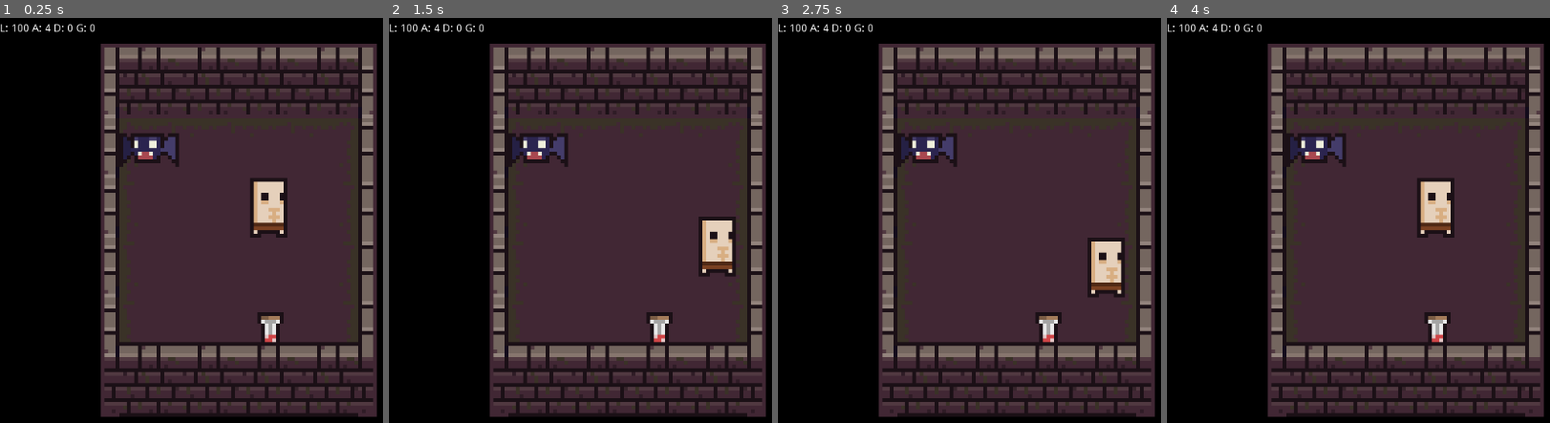
Above: before the commit, frames 1-4 (left to right).
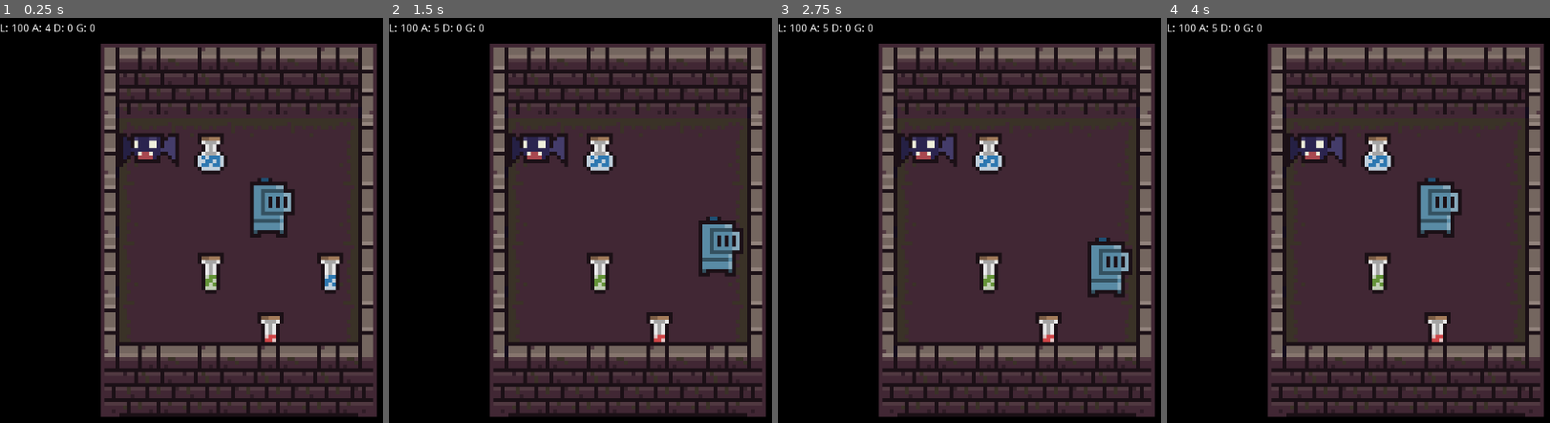
Above: after the commit, the same moments.

Repository: DeyvidJLira/dungeon-rpg
Game: Godot game, scene res://scenes/Development.tscn
Two runs of this game, one before a commit and one after it. Both use one fixed random seed, a clock stepped at 60 frames per second and the inputs below.
Inputs:
- Up to frame 1 (0.25 s): no input
- Up to frame 2 (1.5 s): tap Enter at 0.5 s; hold Right (ui_right) 0.53-1.28 s; tap Space at 1.25 s; hold Down (ui_down) from 1.28 s (still down)
- Up to frame 3 (2.75 s): tap Enter at 2 s; release Down (ui_down) at 2.03 s; hold Right (ui_right) from 2.03 s (still down)
- Up to frame 4 (4 s): tap Space at 2.75 s; release Right (ui_right) at 2.78 s; hold Up (ui_up) 2.78-3.53 s; tap Enter at 3.5 s; hold Left (ui_left) from 3.53 s (still down)

The runs differ from the first frame. In frame 1, 2.8% of the frame differs, in the area x 50-90%, y 28-68%; in frame 2, 2.4%; in frame 3, 2.4%; in frame 4, 2.4%.

Commit message:
Create Potions of Upgrade

Diff:
--- a/characters/Player.tscn
+++ b/characters/Player.tscn
@@ -16,7 +16,7 @@
 [node name="Sprite" type="Sprite" parent="."]
 texture = ExtResource( 2 )
 region_enabled = true
-region_rect = Rect2( 160, 224, 16, 16 )
+region_rect = Rect2( 224, 240, 16, 16 )
 
 [node name="Collision" type="CollisionShape2D" parent="."]
 shape = SubResource( 1 )
--- /dev/null
+++ b/items/PotionAttackG.tscn
@@ -0,0 +1,27 @@
+[gd_scene load_steps=4 format=2]
+
+[ext_resource path="res://scripts/Item.gd" type="Script" id=1]
+[ext_resource path="res://sprites/DungeonElementsTileset.png" type="Texture" id=2]
+
+[sub_resource type="CircleShape2D" id=1]
+radius = 4.0
+
+[node name="PotionLifeP" type="Area2D"]
+position = Vector2( 64, 112 )
+script = ExtResource( 1 )
+__meta__ = {
+"_edit_group_": true
+}
+effect_type = 1
+increase_points = 3
+
+[node name="Sprite" type="Sprite" parent="."]
+texture = ExtResource( 2 )
+centered = false
+region_enabled = true
+region_rect = Rect2( 192, 208, 16, 16 )
+
+[node name="CollisionShape2D" type="CollisionShape2D" parent="."]
+position = Vector2( 8, 8 )
+shape = SubResource( 1 )
+[connection signal="area_entered" from="." to="." method="_on_PotionLifeP_area_entered"]
--- /dev/null
+++ b/items/PotionAttackP.tscn
@@ -0,0 +1,27 @@
+[gd_scene load_steps=4 format=2]
+
+[ext_resource path="res://scripts/Item.gd" type="Script" id=1]
+[ext_resource path="res://sprites/DungeonElementsTileset.png" type="Texture" id=2]
+
+[sub_resource type="CircleShape2D" id=1]
+radius = 4.0
+
+[node name="PotionLifeP" type="Area2D"]
+position = Vector2( 64, 112 )
+script = ExtResource( 1 )
+__meta__ = {
+"_edit_group_": true
+}
+effect_type = 1
+increase_points = 1
+
+[node name="Sprite" type="Sprite" parent="."]
+texture = ExtResource( 2 )
+centered = false
+region_enabled = true
+region_rect = Rect2( 144, 208, 16, 16 )
+
+[node name="CollisionShape2D" type="CollisionShape2D" parent="."]
+position = Vector2( 8, 8 )
+shape = SubResource( 1 )
+[connection signal="area_entered" from="." to="." method="_on_PotionLifeP_area_entered"]
--- /dev/null
+++ b/items/PotionDefenseG.tscn
@@ -0,0 +1,27 @@
+[gd_scene load_steps=4 format=2]
+
+[ext_resource path="res://scripts/Item.gd" type="Script" id=1]
+[ext_resource path="res://sprites/DungeonElementsTileset.png" type="Texture" id=2]
+
+[sub_resource type="CircleShape2D" id=1]
+radius = 4.0
+
+[node name="PotionLifeP" type="Area2D"]
+position = Vector2( 64, 112 )
+script = ExtResource( 1 )
+__meta__ = {
+"_edit_group_": true
+}
+effect_type = 2
+increase_points = 3
+
+[node name="Sprite" type="Sprite" parent="."]
+texture = ExtResource( 2 )
+centered = false
+region_enabled = true
+region_rect = Rect2( 192, 192, 16, 16 )
+
+[node name="CollisionShape2D" type="CollisionShape2D" parent="."]
+position = Vector2( 8, 8 )
+shape = SubResource( 1 )
+[connection signal="area_entered" from="." to="." method="_on_PotionLifeP_area_entered"]
--- /dev/null
+++ b/items/PotionDefenseP.tscn
@@ -0,0 +1,27 @@
+[gd_scene load_steps=4 format=2]
+
+[ext_resource path="res://scripts/Item.gd" type="Script" id=1]
+[ext_resource path="res://sprites/DungeonElementsTileset.png" type="Texture" id=2]
+
+[sub_resource type="CircleShape2D" id=1]
+radius = 4.0
+
+[node name="PotionLifeP" type="Area2D"]
+position = Vector2( 64, 112 )
+script = ExtResource( 1 )
+__meta__ = {
+"_edit_group_": true
+}
+effect_type = 2
+increase_points = 1
+
+[node name="Sprite" type="Sprite" parent="."]
+texture = ExtResource( 2 )
+centered = false
+region_enabled = true
+region_rect = Rect2( 128, 208, 16, 16 )
+
+[node name="CollisionShape2D" type="CollisionShape2D" parent="."]
+position = Vector2( 8, 8 )
+shape = SubResource( 1 )
+[connection signal="area_entered" from="." to="." method="_on_PotionLifeP_area_entered"]
--- /dev/null
+++ b/items/PotionLifeG.tscn
@@ -0,0 +1,26 @@
+[gd_scene load_steps=4 format=2]
+
+[ext_resource path="res://scripts/Item.gd" type="Script" id=1]
+[ext_resource path="res://sprites/DungeonElementsTileset.png" type="Texture" id=2]
+
+[sub_resource type="CircleShape2D" id=1]
+radius = 4.0
+
+[node name="PotionLifeP" type="Area2D"]
+position = Vector2( 64, 112 )
+script = ExtResource( 1 )
+__meta__ = {
+"_edit_group_": true
+}
+increase_points = 150
+
+[node name="Sprite" type="Sprite" parent="."]
+texture = ExtResource( 2 )
+centered = false
+region_enabled = true
+region_rect = Rect2( 192, 176, 16, 16 )
+
+[node name="CollisionShape2D" type="CollisionShape2D" parent="."]
+position = Vector2( 8, 8 )
+shape = SubResource( 1 )
+[connection signal="area_entered" from="." to="." method="_on_PotionLifeP_area_entered"]
--- a/scenes/Development.tscn
+++ b/scenes/Development.tscn
@@ -8,6 +8,9 @@
 [ext_resource path="res://scripts/HUDManager.gd" type="Script" id=6]
 [ext_resource path="res://sounds/impact.wav" type="AudioStream" id=7]
 [ext_resource path="res://items/PotionLifeP.tscn" type="PackedScene" id=8]
+[ext_resource path="res://items/PotionDefenseP.tscn" type="PackedScene" id=9]
+[ext_resource path="res://items/PotionAttackP.tscn" type="PackedScene" id=10]
+[ext_resource path="res://items/PotionAttackG.tscn" type="PackedScene" id=11]
 
 [node name="Gameboard" type="Node2D"]
 script = ExtResource( 1 )
@@ -91,3 +94,12 @@
 stream = ExtResource( 7 )
 
 [node name="PotionLifeP" parent="." instance=ExtResource( 8 )]
+
+[node name="PotionLifeP2" parent="." instance=ExtResource( 9 )]
+position = Vector2( 48, 96 )
+
+[node name="PotionLifeP3" parent="." instance=ExtResource( 10 )]
+position = Vector2( 80, 96 )
+
+[node name="PotionLifeP4" parent="." instance=ExtResource( 11 )]
+position = Vector2( 48, 64 )
Not shown: 1 places in scenes/Development.tscn that only renumber resources
